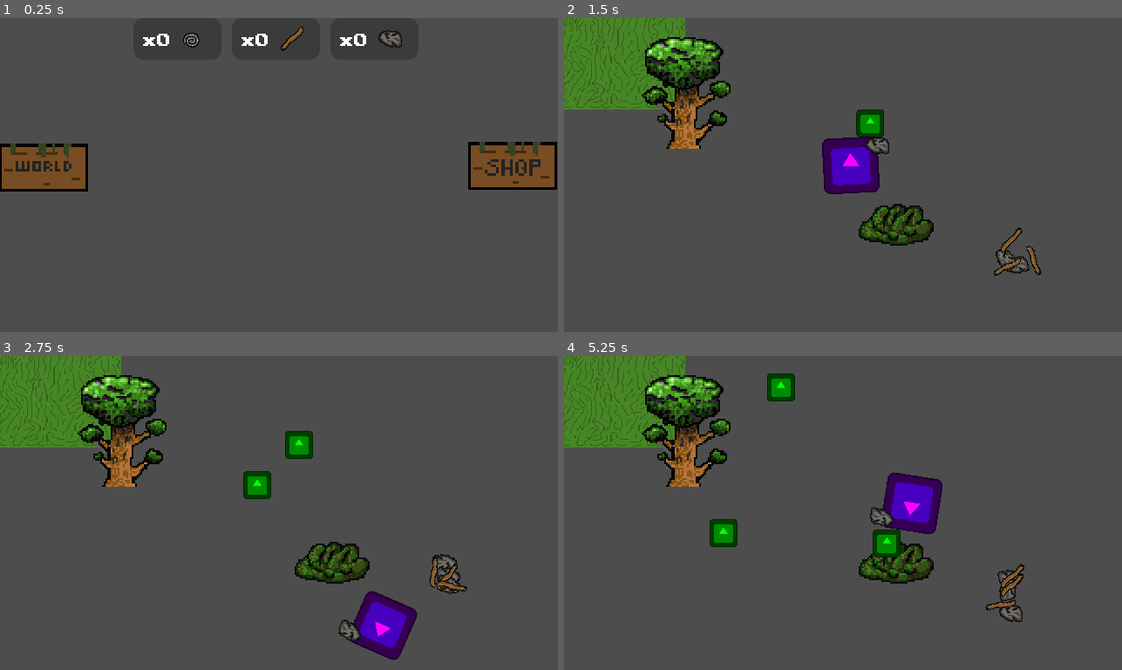
Above: before the commit, frames 1-4 (two rows, left to right).
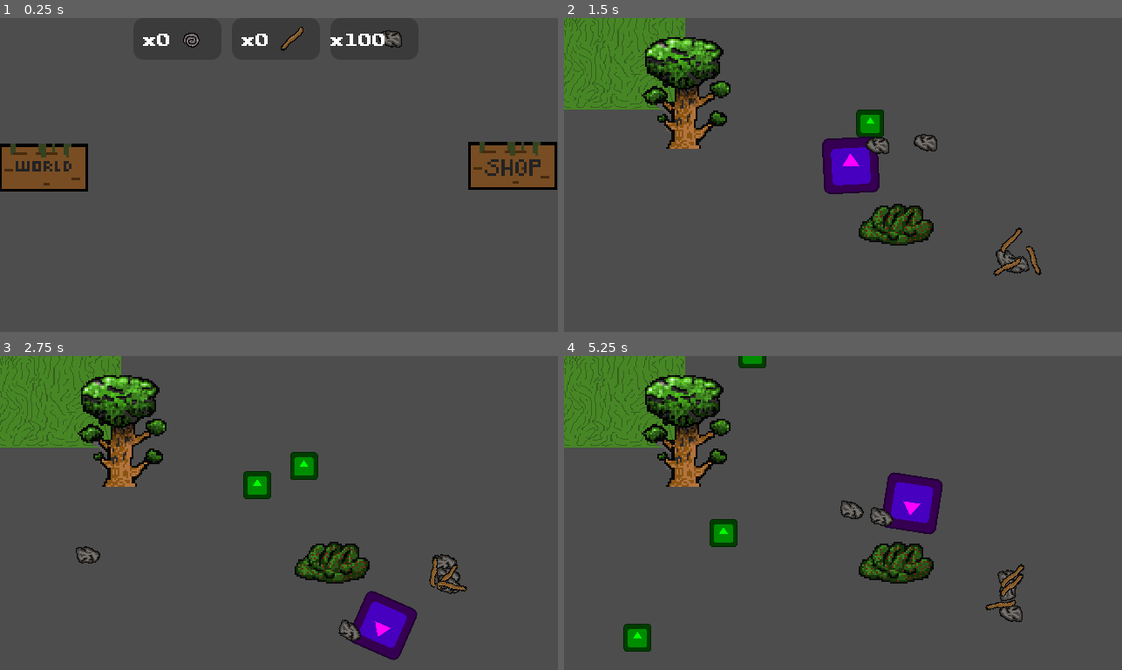
Above: after the commit, the same moments.

Repository: age-of-asparagus/click
Game: Godot game, scene res://sticks_and_stones.tscn
The game is run twice, just before and just after one commit, with the same random seed, the same clock (stepped at 60 frames per second) and the same inputs. The engine's default icon, where the game draws it, is replaced by a stand-in: a white triangle on a blue panel in a dark square.
Inputs (mouse positions are in pixels of both pictures, inside the frame that each line leads up to):
- Up to frame 1 (0.25 s): no input
- Up to frame 2 (1.5 s): click (608, 165) at 0.5 s; move the mouse to (965, 159) at 1.27 s; press the mouse at (965, 159) at 1.28 s; hold Right (ui_right) from 1.28 s (still down)
- Up to frame 3 (2.75 s): move the mouse to (167, 528) at 2.02 s; release Right (ui_right) at 2.03 s; release the mouse at (167, 528) at 2.03 s; hold Down (ui_down) from 2.03 s (still down); tap Space (shoot) at 2.1 s
- Up to frame 4 (5.25 s): move the mouse to (898, 443) at 2.77 s; release Down (ui_down) at 2.78 s; press the mouse at (898, 443) at 2.78 s; hold Right (ui_right) 2.78-3.53 s; move the mouse to (815, 575) at 3.52 s; release the mouse at (815, 575) at 3.53 s; hold Up (ui_up) 3.53-4.28 s; tap Space (shoot) at 3.6, 5.1 s; move the mouse to (1010, 560) at 4.27 s; press the mouse at (1010, 560) at 4.28 s; hold Left (ui_left) from 4.28 s (still down); move the mouse to (675, 465) at 5.02 s; release the mouse at (675, 465) at 5.03 s

The runs differ from the first frame. In frame 1, 0.2% of the frame differs, in the area x 59-69%, y 5-9%; in frame 2, 0.1%; in frame 3, 0.8%; in frame 4, 1.6%, in the area x 10-61%, y 0-95%.

Commit message:
Blood explosion

Diff:
--- /dev/null
+++ b/Effects/death.gd
@@ -0,0 +1,7 @@
+extends Node2D
+
+func _ready():
+	$CPUParticles2D.emitting = true
+
+func _on_timer_timeout():
+	queue_free()
--- /dev/null
+++ b/Effects/death.tscn
@@ -0,0 +1,27 @@
+[gd_scene load_steps=2 format=3 uid="uid://b46ovkpbbup2g"]
+
+[ext_resource type="Script" path="res://Effects/death.gd" id="1_x3jjt"]
+
+[node name="Death" type="Node2D"]
+script = ExtResource("1_x3jjt")
+
+[node name="CPUParticles2D" type="CPUParticles2D" parent="."]
+emitting = false
+amount = 15
+lifetime = 0.25
+one_shot = true
+explosiveness = 1.0
+spread = 180.0
+gravity = Vector2(0, 0)
+initial_velocity_min = 40.0
+initial_velocity_max = 200.0
+damping_min = 800.0
+damping_max = 800.0
+scale_amount_min = 5.0
+scale_amount_max = 5.0
+color = Color(0.733333, 0, 0.2, 1)
+
+[node name="Timer" type="Timer" parent="."]
+wait_time = 0.75
+
+[connection signal="timeout" from="Timer" to="." method="_on_timer_timeout"]
--- a/Mobs/mob.gd
+++ b/Mobs/mob.gd
@@ -1,6 +1,7 @@
 extends CharacterBody2D
 
 @export var speed := 50
+@export var DeathEffect : PackedScene
 
 func _ready():
 	# set speed in Y direction then rotate in random direction
@@ -11,6 +12,12 @@
 
 
 func _on_weapon_detector_area_shape_entered(area_rid, area, area_shape_index, local_shape_index):
+	area.queue_free() # delete thing that hit mob
+	die()
+
+func die():
 	print("DEATH!")
-	area.get_parent().queue_free()
+	var death_effect = DeathEffect.instantiate()
+	get_tree().get_root().add_child(death_effect)
+	death_effect.position = global_position
 	queue_free()
--- a/Mobs/mob.tscn
+++ b/Mobs/mob.tscn
@@ -1,7 +1,8 @@
-[gd_scene load_steps=5 format=3 uid="uid://5xywpu5bhsbq"]
+[gd_scene load_steps=6 format=3 uid="uid://5xywpu5bhsbq"]
 
 [ext_resource type="Script" path="res://Mobs/mob.gd" id="1_0cqpa"]
 [ext_resource type="Texture2D" uid="uid://bv07clnvikwhh" path="res://icon.svg" id="1_0egia"]
+[ext_resource type="PackedScene" uid="uid://b46ovkpbbup2g" path="res://Effects/death.tscn" id="2_i2bu0"]
 
 [sub_resource type="CircleShape2D" id="CircleShape2D_6f6gu"]
 radius = 16.0
@@ -13,6 +14,7 @@
 collision_layer = 8
 collision_mask = 14
 script = ExtResource("1_0cqpa")
+DeathEffect = ExtResource("2_i2bu0")
 metadata/_edit_group_ = true
 
 [node name="Icon" type="Sprite2D" parent="."]
--- a/Overworld.tscn
+++ b/Overworld.tscn
@@ -19,7 +19,7 @@
 Mob = ExtResource("7_e6l07")
 
 [node name="SpawnTimer" type="Timer" parent="SpawnManager"]
-wait_time = 2.0
+wait_time = 1.5
 autostart = true
 
 [node name="TestGrass" type="Sprite2D" parent="."]
--- a/global.gd
+++ b/global.gd
@@ -2,7 +2,7 @@
 
 var Fossils = 0
 var sticks = 0
-var stones = 0
+var stones = 100
 var Stick_Stones_magnet_size = 1
 var Stick_Stones_spawn_rate = 1
 var Stick_Stones_hover_mode = false
